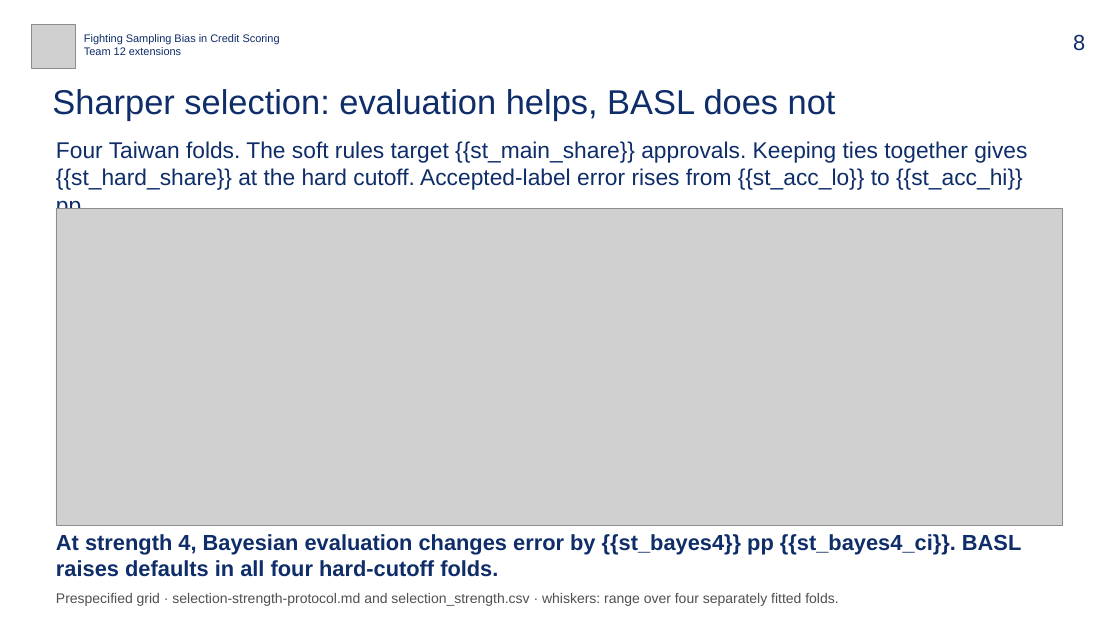
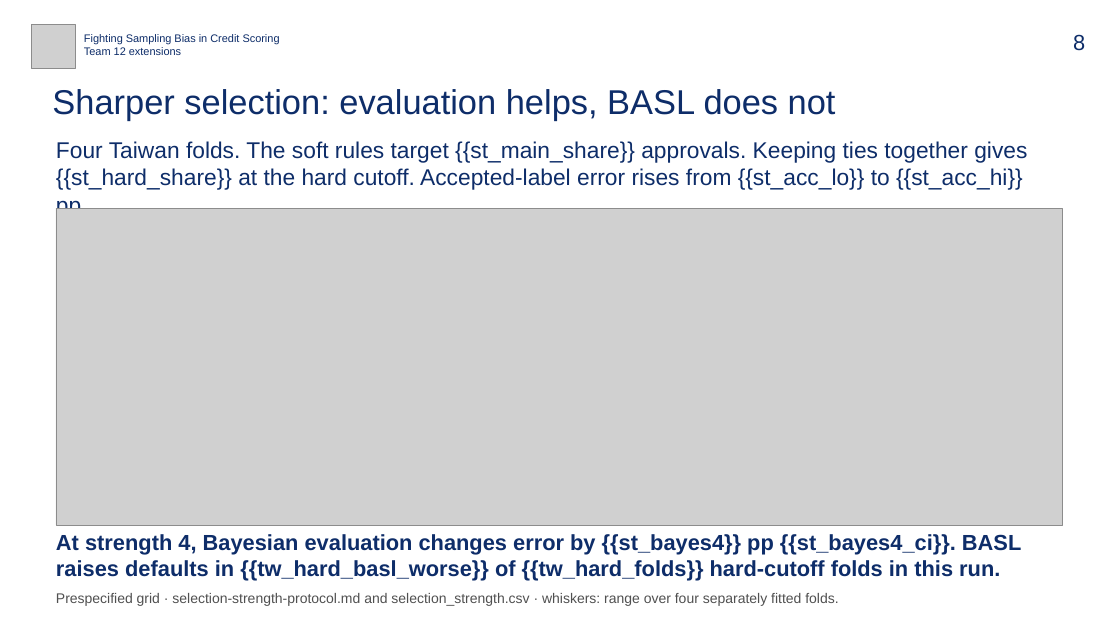
Before and after one commit to bigpurota/paper11, a slide deck: slide 8 of slides/talk-template.pptx. Drawn at 1120x630 pixels with LibreOffice and Linux fonts; fonts in the diff are those of the drawing; grey boxes stand for pictures. Boxes give left, top, right and bottom in pixels: in the first picture for what was removed or moved away, otherwise in the second. Text is boxed around its words. In the diff, an @@ line names an element or a change of style, - is before the commit and + after.

```diff
--- a/slides/talk-template.pptx
+++ b/slides/talk-template.pptx
@@ text at box(56, 534, 1021, 581): text changed @@
-At strength 4, Bayesian evaluation changes error by {{st_bayes4}} pp {{st_bayes4_ci}}. BASL raises defaults in all four hard-cutoff folds.
+At strength 4, Bayesian evaluation changes error by {{st_bayes4}} pp {{st_bayes4_ci}}. BASL raises defaults in {{tw_hard_basl_worse}} of {{tw_hard_folds}} hard-cutoff folds in this run.
```
Also in this commit, not shown: 3 other slides changed, 21 other files.
